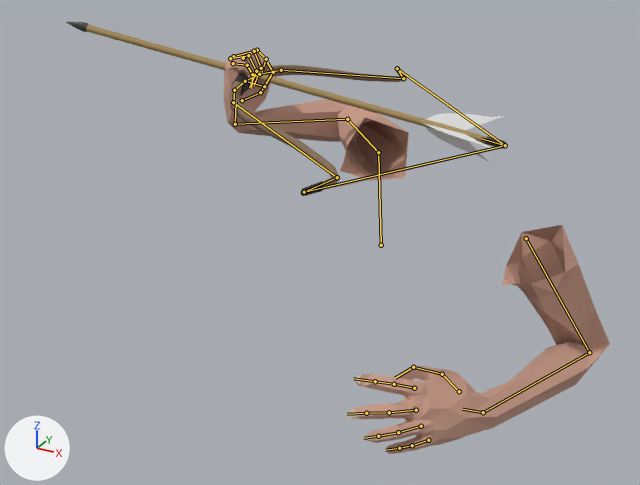
The Blender file ScoopsField/res/items/shortbow/shortbow_moveset.blend: old version first, new version second.
Rendered twice from a 50 mm camera at (0.48, -1.12, 0.47) aimed at (-0.18, 0.07, -0.12). The lights are fixed; the arrows at lower left show +X, +Y and +Z. The first picture is the older version. Both versions are drawn at frame 25 of the action 'unequip'; the numbers are the values there. The bones that change, and the others that lie on the model, are drawn over the model as lines.

The first picture shows 'Arrow', 'Shortbow', 'Viewmodel'.
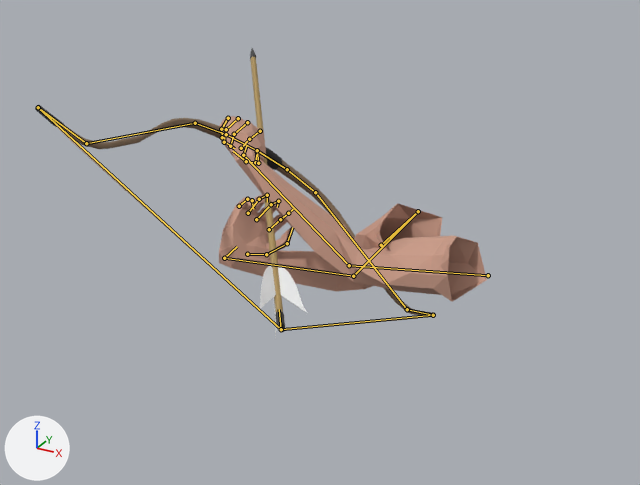
What the commit changed:
Bone 'index_01_l' (bone_index_01_l) turns from (1, 0, 0) to (67, 0, 0) degrees about its own x, y and z.
Bone 'index_02_l' (bone_index_02_l) turns from (0, 0, 0) to (-17, 0, 0) degrees about its own x, y and z.
Bone 'middle_01_l' (bone_middle_01_l) turns from (-5, 0, 0) to (62, 0, 0) degrees about its own x, y and z.
Bone 'middle_02_l' (bone_middle_02_l) turns from (21, 0, 0) to (9, 0, 0) degrees about its own x, y and z.
Bone 'middle_03_l' (bone_middle_03_l) turns from (0, 0, 0) to (-30, 0, 0) degrees about its own x, y and z.
Bone 'pinky_01_l' (bone_pinky_01_l) turns from (9, 0, 0) to (80, 0, 0) degrees about its own x, y and z.
Bone 'pinky_02_l' (bone_pinky_02_l) turns from (0, 0, 0) to (-31, 0, 0) degrees about its own x, y and z.
Bone 'pinky_03_l' (bone_pinky_03_l) turns from (0, 0, 0) to (-14, 0, 0) degrees about its own x, y and z.
Bone 'ring_01_l' (bone_ring_01_l) turns from (-4, 0, 0) to (66, 0, 0) degrees about its own x, y and z.
Bone 'ring_02_l' (bone_ring_02_l) turns from (29, 0, 0) to (0, 0, 0) degrees about its own x, y and z.
Bone 'ring_03_l' (bone_ring_03_l) turns from (0, 0, 0) to (-20, 0, 0) degrees about its own x, y and z.
Bone 'thumb_01_l' (bone_thumb_01_l) turns from (-2, 3, -7) to (15, 10, 5) degrees about its own x, y and z.
Bone 'thumb_02_l' (bone_thumb_02_l) turns from (25, 0, 0) to (34, 0, 0) degrees about its own x, y and z.
Bone 'thumb_03_l' (bone_thumb_03_l) turns from (0, 0, 0) to (12, 0, 0) degrees about its own x, y and z.
Bone 'clavicle_r' (bone_clavicle_r) turns from (0, 0, 0) to (-91, 5, -15) degrees about its own x, y and z.
Bone 'index_01_r' (bone_index_01_r) turns from (54, 0, 0) to (42, 0, 0) degrees about its own x, y and z.
Bone 'index_02_r' (bone_index_02_r) turns from (0, 0, 0) to (-25, 0, 0) degrees about its own x, y and z.
Bone 'middle_01_r' (bone_middle_01_r) turns from (62, 0, 0) to (33, 0, 0) degrees about its own x, y and z.
Bone 'middle_03_r' (bone_middle_03_r) turns from (-30, 0, 0) to (-4, 0, 0) degrees about its own x, y and z.
Bone 'pinky_01_r' (bone_pinky_01_r) moves from (-0.001, -0.002, 0.01) to (0.0, 0.0, 0.0).
Bone 'pinky_01_r' (bone_pinky_01_r) turns from (80, 0, 0) to (53, 0, 0) degrees about its own x, y and z.
Bone 'pinky_02_r' (bone_pinky_02_r) turns from (-31, 0, 0) to (-19, 0, 0) degrees about its own x, y and z.
Bone 'pinky_03_r' (bone_pinky_03_r) turns from (-14, 0, 0) to (0, 0, 0) degrees about its own x, y and z.
Bone 'ring_01_r' (bone_ring_01_r) turns from (66, 0, 0) to (36, 0, 0) degrees about its own x, y and z.
Bone 'ring_03_r' (bone_ring_03_r) turns from (-20, 0, 0) to (6, 0, 0) degrees about its own x, y and z.
Bone 'thumb_01_r' (bone_thumb_01_r) turns from (15, -10, -5) to (4, -13, -3) degrees about its own x, y and z.
Bone 'thumb_02_r' (bone_thumb_02_r) turns from (34, 0, 0) to (23, 0, 0) degrees about its own x, y and z.
Bone 'thumb_03_r' (bone_thumb_03_r) turns from (12, 0, 0) to (0, 0, 0) degrees about its own x, y and z.
Bone 'weapon_r' (bone_weapon_r) moves from (-0.308, 0.138, -0.054) to (-0.375, -0.027, -0.187).
Bone 'weapon_r' (bone_weapon_r) turns from (-96, 16, -13) to (-101, -48, -36) degrees about its own x, y and z.
Bone 'hand_ik_l' (bone_hand_ik_l) moves from (0.096, -0.273, 0.064) to (-0.164, -0.093, 0.529).
Bone 'hand_ik_l' (bone_hand_ik_l) turns from (53, -2, -59) to (105, -2, -14) degrees about its own x, y and z.
Bone 'hand_ik_r' (bone_hand_ik_r) moves from (0.151, -0.104, 0.304) to (0.173, -0.241, 0.453).
Bone 'hand_ik_r' (bone_hand_ik_r) turns from (3, 60, -42) to (-49, 30, -66) degrees about its own x, y and z.

Where the change shows, as pixel boxes (x1, y1, x2, y2) in the pictures (640 x 485 px):
'Viewmodel', posed (31% narrower, 54% shorter): before (223, 47, 610, 454); after (219, 116, 487, 302)
'Shortbow', posed (44% wider, 73% taller): before (229, 65, 507, 196); after (35, 104, 435, 331)
'Arrow', posed (87% narrower, 107% taller): before (66, 22, 506, 162); after (250, 48, 307, 339)
bone 'index_01_l', root to tip: before (414, 388) to (394, 384); after (260, 131) to (249, 139)
bone 'index_02_l', root to tip: before (394, 384) to (375, 381); after (249, 139) to (241, 148)
bone 'middle_01_l', root to tip: before (416, 410) to (389, 412); after (247, 122) to (234, 134)
bone 'middle_02_l', root to tip: before (389, 412) to (366, 413); after (234, 134) to (230, 146)
bone 'middle_03_l', root to tip: before (366, 413) to (347, 414); after (230, 146) to (234, 148)
bone 'pinky_01_l', root to tip: before (428, 440) to (412, 445); after (228, 118) to (221, 129)
bone 'pinky_02_l', root to tip: before (412, 445) to (399, 448); after (221, 129) to (222, 137)
bone 'pinky_03_l', root to tip: before (399, 448) to (385, 450); after (222, 137) to (227, 143)
bone 'ring_01_l', root to tip: before (421, 426) to (398, 432); after (238, 118) to (226, 129)
bone 'ring_02_l', root to tip: before (398, 432) to (378, 436); after (226, 129) to (224, 142)
bone 'ring_03_l', root to tip: before (378, 436) to (364, 438); after (224, 142) to (230, 145)
bone 'thumb_01_l', root to tip: before (459, 391) to (442, 374); after (257, 151) to (255, 162)
bone 'thumb_02_l', root to tip: before (442, 374) to (413, 367); after (255, 162) to (246, 161)
bone 'thumb_03_l', root to tip: before (413, 367) to (395, 378); after (246, 161) to (233, 151)
bone 'clavicle_r', root to tip: before (381, 245) to (378, 152); after (381, 245) to (418, 211)
bone 'index_01_r', root to tip: before (243, 58) to (257, 50); after (269, 229) to (280, 219)
bone 'index_02_r', root to tip: before (257, 50) to (266, 59); after (280, 219) to (288, 213)
bone 'middle_01_r', root to tip: before (233, 56) to (254, 51); after (256, 219) to (271, 204)
bone 'middle_03_r', root to tip: before (261, 68) to (254, 85); after (278, 201) to (277, 207)
bone 'pinky_01_r', root to tip: before (233, 63) to (247, 65); after (239, 206) to (247, 199)
bone 'pinky_02_r', root to tip: before (247, 65) to (252, 74); after (247, 199) to (252, 200)
bone 'pinky_03_r', root to tip: before (252, 74) to (251, 88); after (252, 200) to (253, 209)
bone 'ring_01_r', root to tip: before (230, 58) to (248, 55); after (248, 213) to (259, 199)
bone 'ring_03_r', root to tip: before (256, 71) to (249, 87); after (267, 195) to (267, 202)
bone 'thumb_01_r', root to tip: before (242, 100) to (260, 92); after (247, 254) to (266, 254)
bone 'thumb_02_r', root to tip: before (260, 92) to (273, 72); after (266, 254) to (287, 243)
bone 'thumb_03_r', root to tip: before (273, 72) to (267, 63); after (287, 243) to (292, 227)
